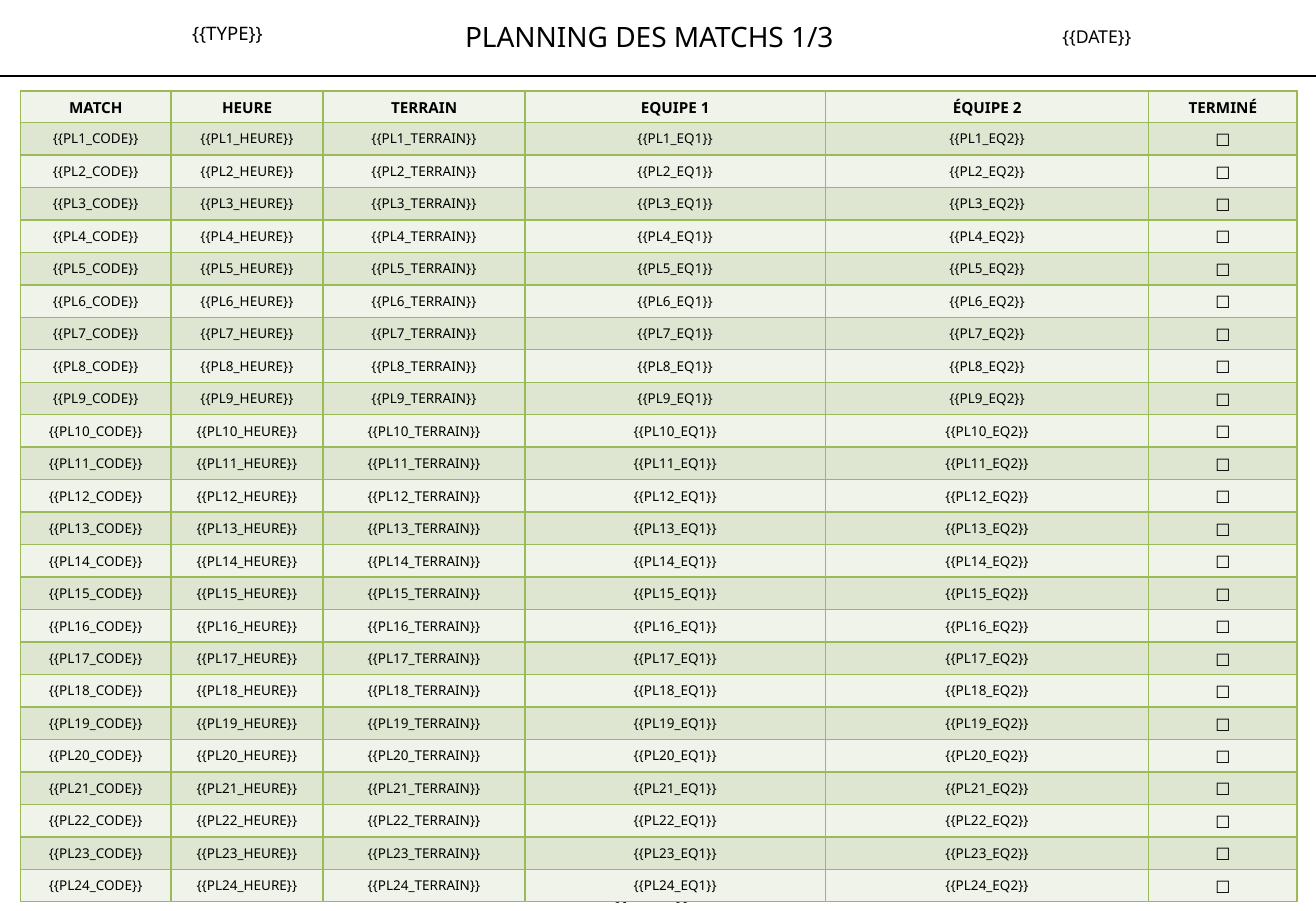
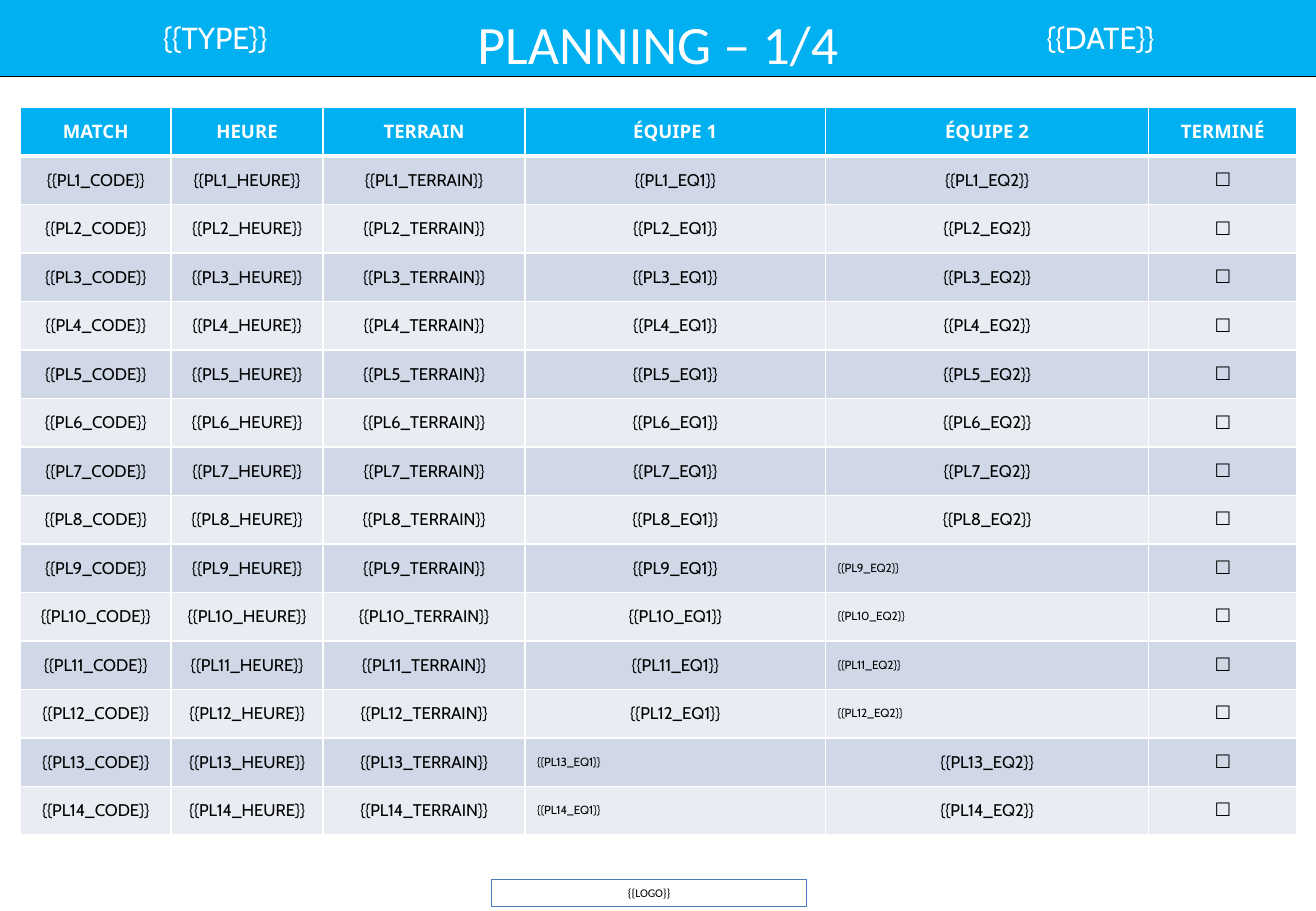
Before and after one commit to remidifranciaperso-bit/tournament-manager, a slide deck: slide 14 of templates bleus/Template_24_poules_1J.pptx (slide 12 before the commit). Drawn at 1316x911 pixels with LibreOffice and Linux fonts; fonts in the diff are those of the drawing. Boxes give left, top, right and bottom in pixels: in the first picture for what was removed or moved away, otherwise in the second. Text is boxed around its words. In the diff, an @@ line names an element or a change of style, - is before the commit and + after.

```diff
--- a/templates bleus/Template_24_poules_1J.pptx
+++ b/templates bleus/Template_24_poules_1J.pptx
@@ text "{{TYPE}}" at bbox=[163, 26, 267, 53]: size 11 to 18 pt, font Noto Sans to Cabin, text colour #000000 to #FFFFFF @@
@@ rectangle added at bbox=[0, 0, 1316, 77], fill #00B0F0, outline #000000 1 pt @@
@@ text at bbox=[477, 26, 839, 78]: text changed; size 16.5 to 32 pt; font Noto Sans to Calibri; text colour #000000 to #FFFFFF @@
-PLANNING DES MATCHS 1/3
+PLANNING – 1/4
@@ text "{{DATE}}": place and size @@
-text "{{DATE}}" at bbox=[1062, 30, 1131, 46]
+text "{{DATE}}" at bbox=[1046, 26, 1154, 53]
@@ text "{{DATE}}" at bbox=[1046, 26, 1154, 53]: size 10.5 to 18 pt, font Noto Sans to Cabin, text colour #000000 to #FFFFFF @@
@@ line removed from (0, 75) to (1316, 75) @@
@@ table at bbox=[21, 107, 1297, 835] @@
-row 1, column 4: EQUIPE 1
+row 1, column 4: ÉQUIPE 1
-row 16: {{PL15_CODE}} | {{PL15_HEURE}} | {{PL15_TERRAIN}} | {{PL15_EQ1}} | {{PL15_EQ2}} | ☐
-row 17: {{PL16_CODE}} | {{PL16_HEURE}} | {{PL16_TERRAIN}} | {{PL16_EQ1}} | {{PL16_EQ2}} | ☐
-row 18: {{PL17_CODE}} | {{PL17_HEURE}} | {{PL17_TERRAIN}} | {{PL17_EQ1}} | {{PL17_EQ2}} | ☐
-row 19: {{PL18_CODE}} | {{PL18_HEURE}} | {{PL18_TERRAIN}} | {{PL18_EQ1}} | {{PL18_EQ2}} | ☐
-row 20: {{PL19_CODE}} | {{PL19_HEURE}} | {{PL19_TERRAIN}} | {{PL19_EQ1}} | {{PL19_EQ2}} | ☐
-row 21: {{PL20_CODE}} | {{PL20_HEURE}} | {{PL20_TERRAIN}} | {{PL20_EQ1}} | {{PL20_EQ2}} | ☐
-row 22: {{PL21_CODE}} | {{PL21_HEURE}} | {{PL21_TERRAIN}} | {{PL21_EQ1}} | {{PL21_EQ2}} | ☐
-row 23: {{PL22_CODE}} | {{PL22_HEURE}} | {{PL22_TERRAIN}} | {{PL22_EQ1}} | {{PL22_EQ2}} | ☐
-row 24: {{PL23_CODE}} | {{PL23_HEURE}} | {{PL23_TERRAIN}} | {{PL23_EQ1}} | {{PL23_EQ2}} | ☐
-row 25: {{PL24_CODE}} | {{PL24_HEURE}} | {{PL24_TERRAIN}} | {{PL24_EQ1}} | {{PL24_EQ2}} | ☐
@@ table: place and size @@
-table at bbox=[21, 91, 1297, 900]
+table at bbox=[21, 107, 1297, 835]
@@ rectangle added at bbox=[492, 880, 808, 906], outline #4B7EBC 0 pt, 7 pt, text #000000 @@
+{{LOGO}}
@@ text removed at bbox=[612, 882, 690, 903] @@
-{{CLUB}}
```
Also in this commit, not shown: 15 other slides changed, 2 slides added, 8 other files.
